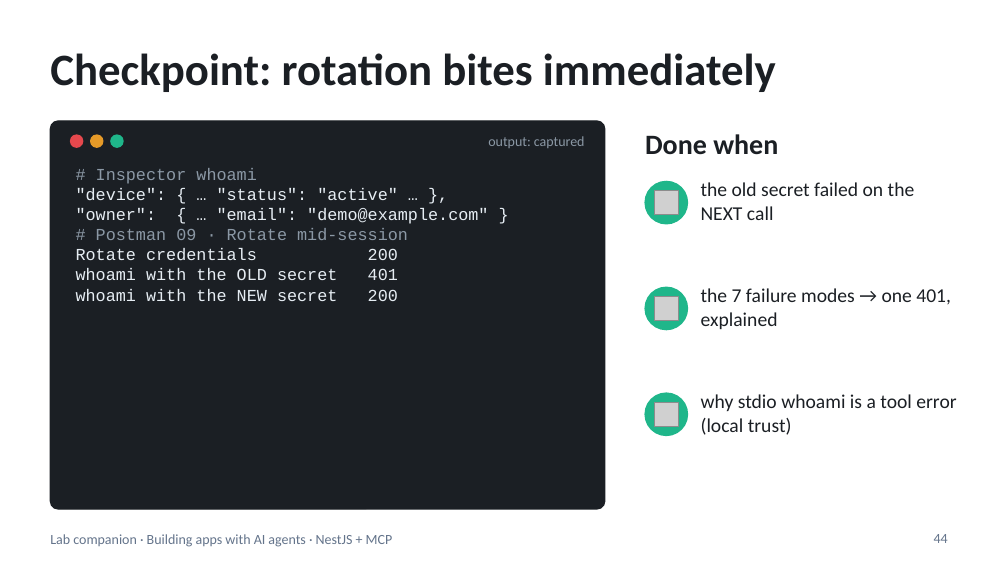
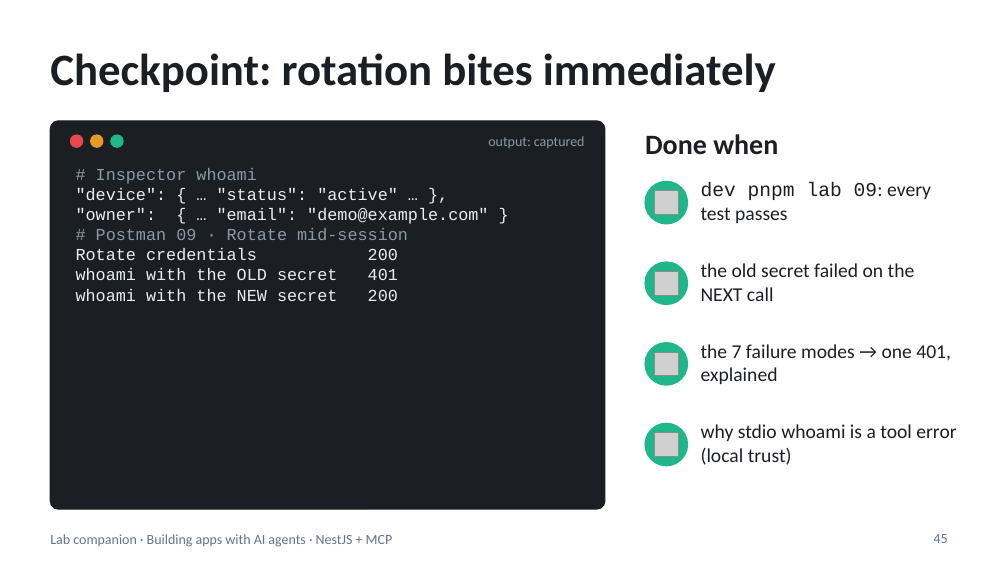
Before and after one commit to blazaga/ai-training-modules, a slide deck: slide 45 of docs/ai-agent-training/slides/lab-companion.pptx (slide 44 before the commit). Drawn at 1008x567 pixels with LibreOffice and Linux fonts; fonts in the diff are those of the drawing; grey boxes stand for pictures. Boxes give left, top, right and bottom in pixels: in the first picture for what was removed or moved away, otherwise in the second. Text is boxed around its words. In the diff, an @@ line names an element or a change of style, - is before the commit and + after.

```diff
--- a/docs/ai-agent-training/slides/lab-companion.pptx
+++ b/docs/ai-agent-training/slides/lab-companion.pptx
@@ text added at (701, 183, 931, 223), 14 pt, text #1B1F24 @@
+dev pnpm lab 09: every test passes
@@ ellipse: place and size @@
-ellipse at (645, 287, 687, 330)
+ellipse at (645, 262, 687, 304)
@@ text "the old secret failed on ...": place and size @@
-text "the old secret failed on ..." at (701, 182, 915, 220)
+text "the old secret failed on ..." at (701, 263, 915, 301)
@@ picture: place and size @@
-picture at (654, 296, 678, 321)
+picture at (654, 271, 678, 295)
@@ ellipse: place and size @@
-ellipse at (645, 393, 687, 435)
+ellipse at (645, 343, 687, 385)
@@ picture: place and size @@
-picture at (654, 402, 678, 426)
+picture at (654, 352, 678, 376)
@@ text "the 7 failure modes → ...": place and size @@
-text "the 7 failure modes → ..." at (701, 288, 951, 329)
+text "the 7 failure modes → ..." at (701, 344, 951, 384)
@@ text "why stdio whoami is a ...": place and size @@
-text "why stdio whoami is a ..." at (701, 394, 956, 435)
+text "why stdio whoami is a ..." at (701, 424, 956, 465)
@@ ellipse added at (645, 423, 687, 466), fill #1FB68A, outline #1FB68A 1 pt @@
@@ picture added at (654, 432, 678, 457) @@
@@ page number at (934, 534, 948, 543): text changed @@
-44
+45
```
Also in this commit, not shown: 14 other slides changed, 1 slide added, 36 other files.
